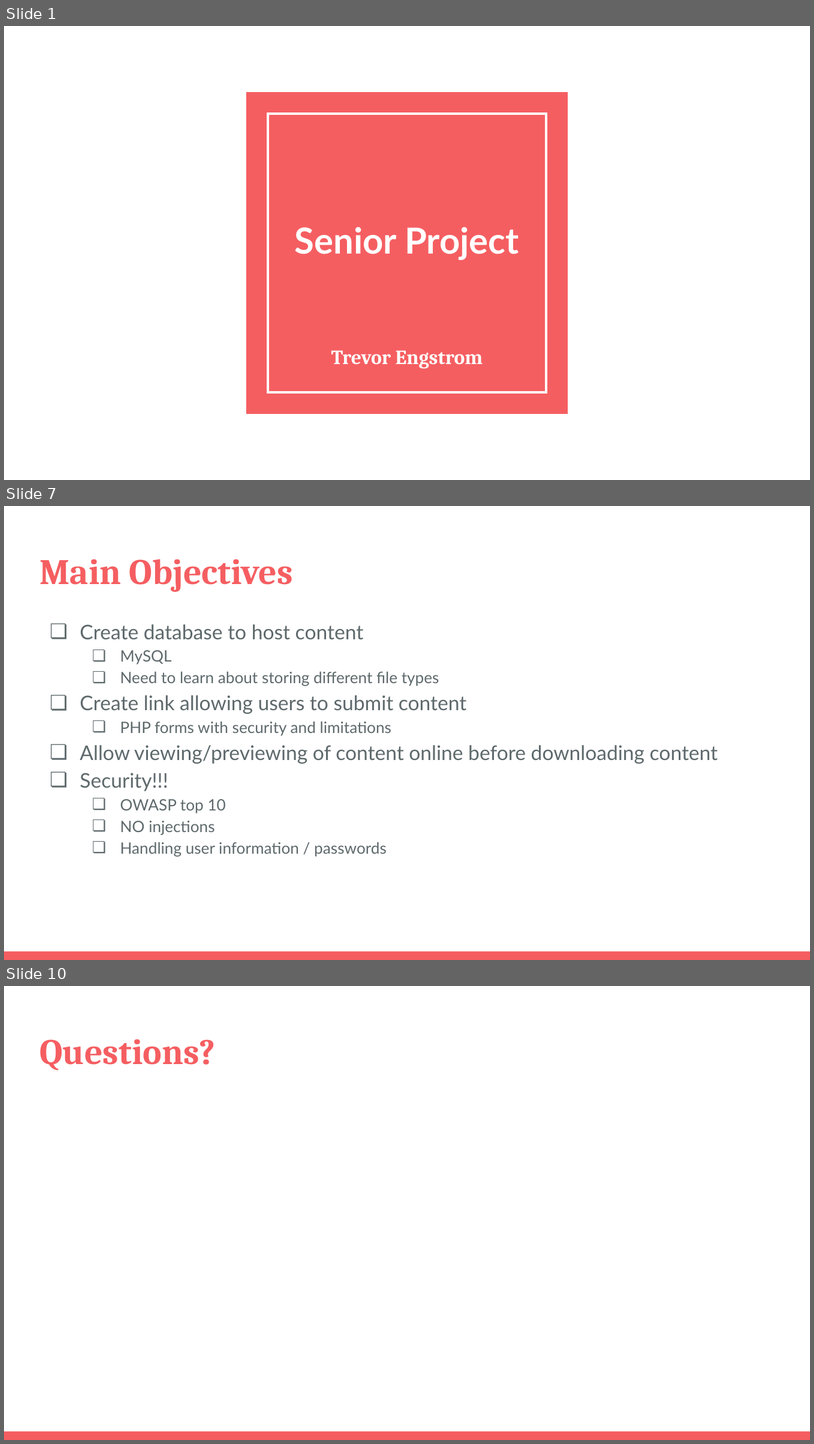
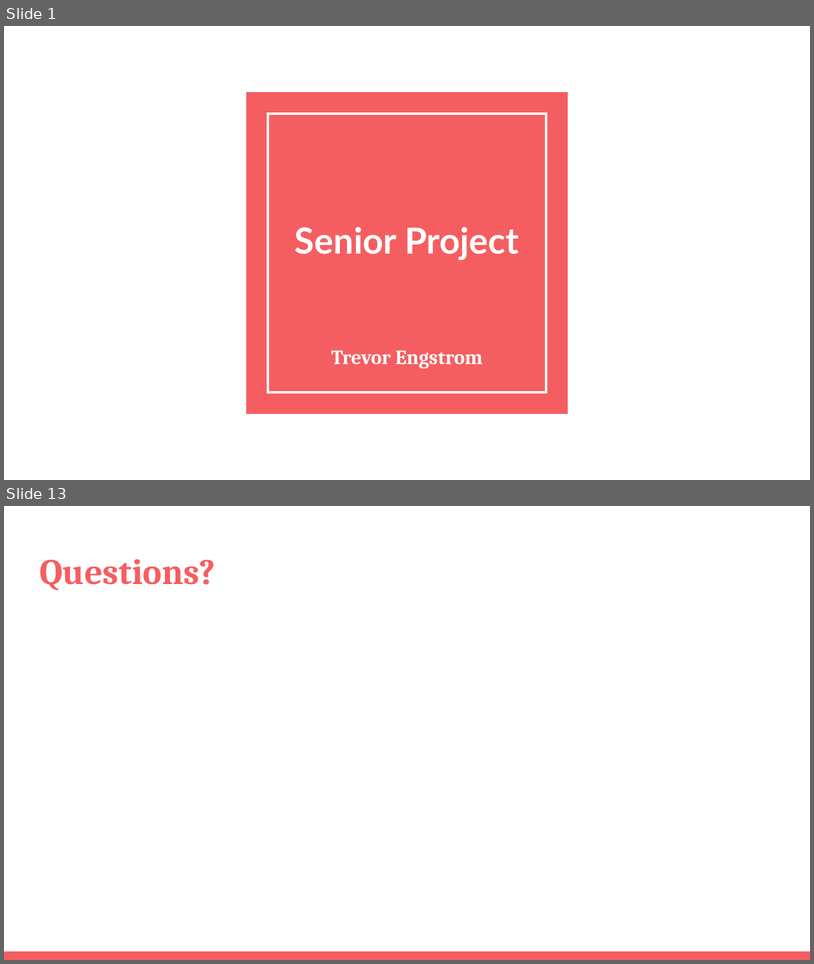
Before and after one commit to trevorengstrom/SeniorProject, a slide deck: Senior Project.pptx. Shown one above the other, each under a label of ours: slides 1, 7 and 10 before the commit, slides 1 and 13 after it; the slides between them are not shown. The pictures are 814x1444 and 814x964 pixels, drawn with LibreOffice and Linux fonts; fonts in the diff are those of the drawing. Boxes give left, top, right and bottom in pixels: in the first picture for what was removed or moved away, otherwise in the second. Text is boxed around its words. In the diff, an @@ line names an element or a change of style, - is before the commit and + after.

```diff
--- a/Senior Project.pptx
+++ b/Senior Project.pptx
@@ slide 7 removed at bbox=[4, 506, 810, 960], background #FFFFFF; not listed: 1 template element that a slide beside it also shows @@
@@ title removed at bbox=[39, 559, 293, 592] @@
-Main Objectives
@@ text removed at bbox=[80, 624, 719, 856] @@
-❏ Create database to host content
-  ❏ MySQL
-  ❏ Need to learn about storing different file types
-❏ Create link allowing users to submit content
-  ❏ PHP forms with security and limitations
-❏ Allow viewing/previewing of content online before downloading content
-❏ Security!!!
-  ❏ OWASP top 10
-  ❏ NO injections
-  ❏ Handling user information / passwords
@@ what was slide 10 is now slide 13 @@
```
Also in this commit, not shown: 11 slides added, 7 other slides removed.
